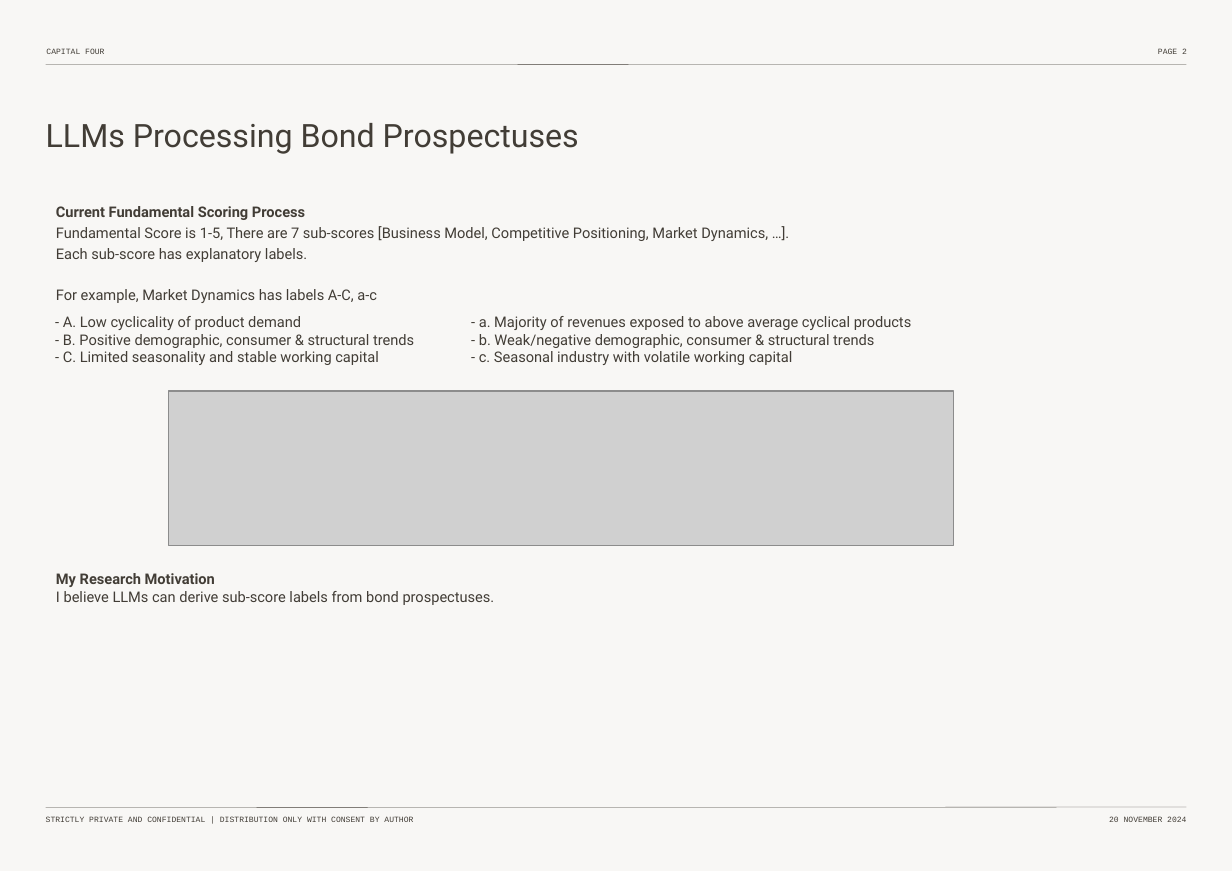
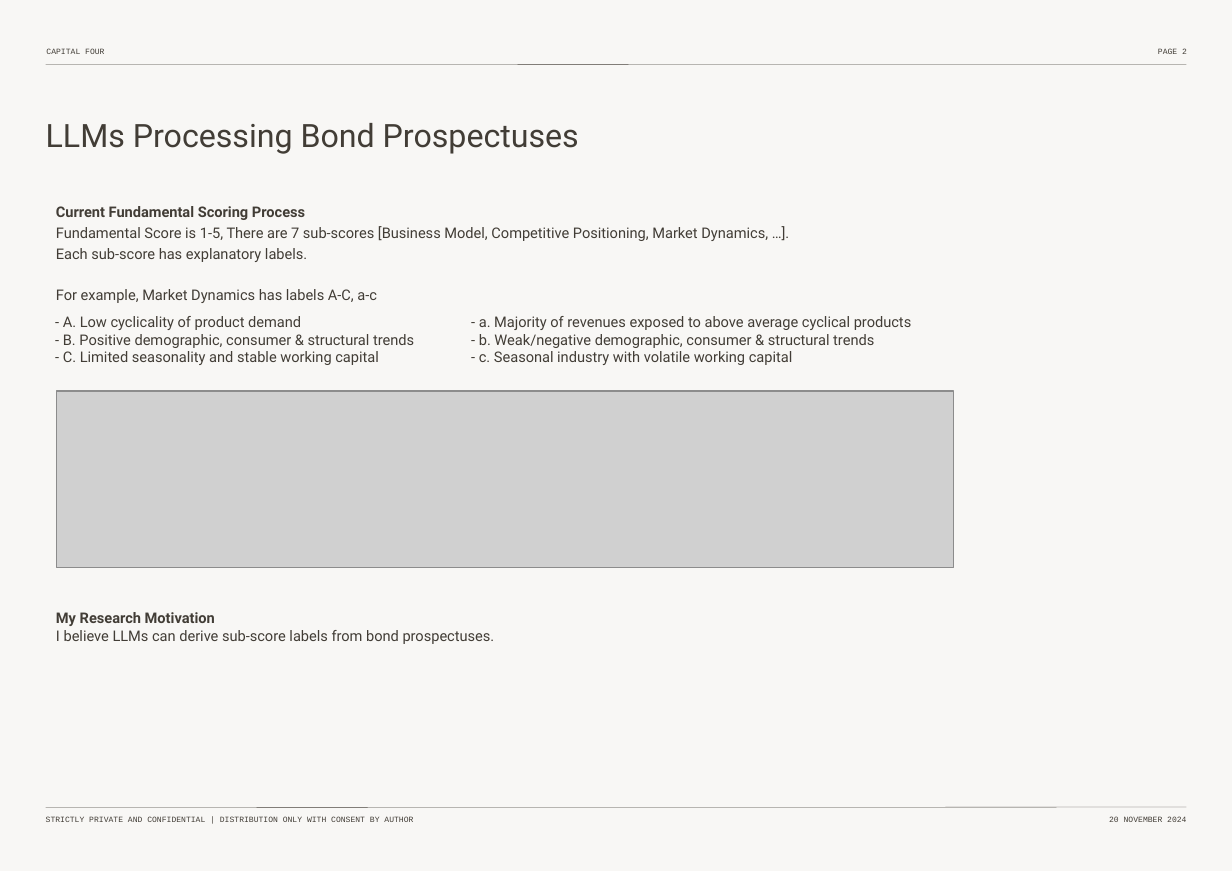
Before and after one commit to pierrehogenhaug/mester, a slide deck: slide 3 of _non_code_env_related/non_code_material/meeting_material/Thesis-Intro-Nov-2024.pptx. Drawn at 1232x871 pixels with LibreOffice and Linux fonts; fonts in the diff are those of the drawing; grey boxes stand for pictures. Boxes give left, top, right and bottom in pixels: in the first picture for what was removed or moved away, otherwise in the second. Text is boxed around its words. In the diff, an @@ line names an element or a change of style, - is before the commit and + after.

```diff
--- a/_non_code_env_related/non_code_material/meeting_material/Thesis-Intro-Nov-2024.pptx
+++ b/_non_code_env_related/non_code_material/meeting_material/Thesis-Intro-Nov-2024.pptx
@@ picture: place and size @@
-picture at bbox=[169, 391, 955, 546]
+picture at bbox=[57, 391, 955, 568]
@@ text "My Research Motivation": place and size @@
-text "My Research Motivation" at bbox=[56, 573, 495, 605]
+text "My Research Motivation" at bbox=[56, 612, 495, 644]
```
Also in this commit, not shown: 7 other slides changed.
